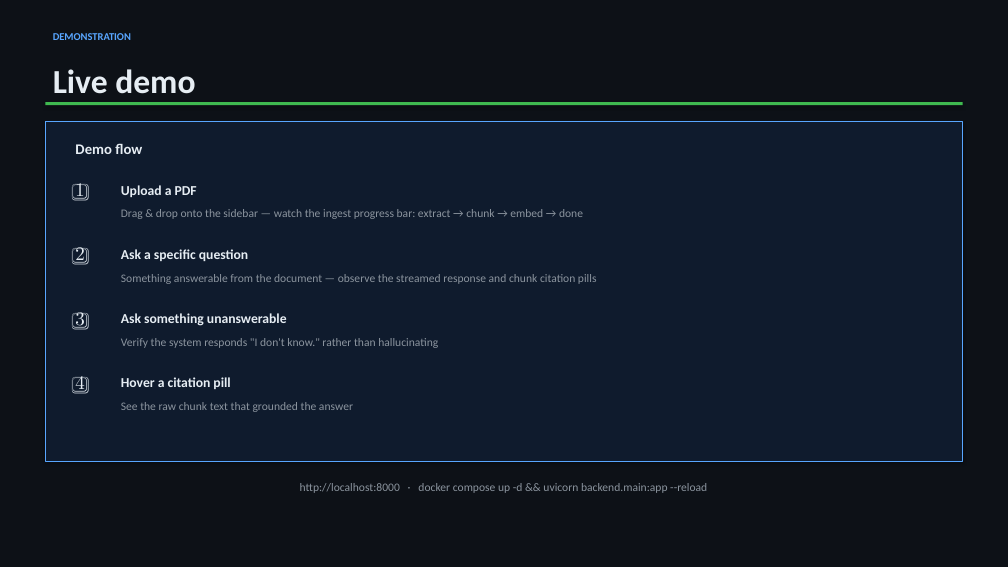
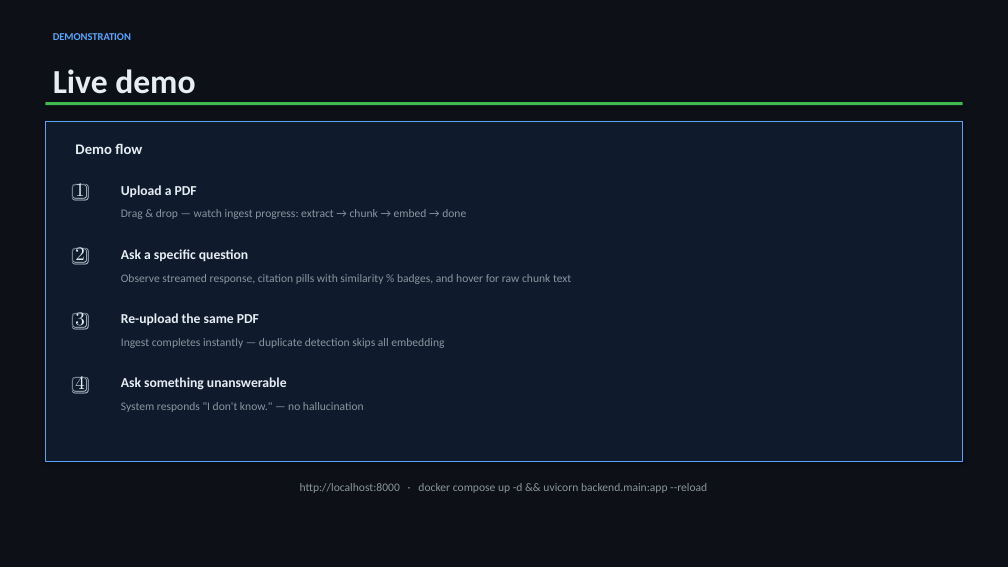
Before and after one commit to GaneshMadarasu/nymbl-demo-RAG-system, a slide deck: slide 10 of DocRAG.pptx (slide 9 before the commit). Drawn at 1008x567 pixels with LibreOffice and Linux fonts; fonts in the diff are those of the drawing. Boxes give left, top, right and bottom in pixels: in the first picture for what was removed or moved away, otherwise in the second. Text is boxed around its words. In the diff, an @@ line names an element or a change of style, - is before the commit and + after.

```diff
--- a/DocRAG.pptx
+++ b/DocRAG.pptx
@@ rectangle removed at box(0, 0, 1008, 567) @@
@@ text at box(121, 209, 466, 219): text changed @@
-Drag & drop onto the sidebar — watch the ingest progress bar: extract → chunk → embed → done
+Drag & drop — watch ingest progress: extract → chunk → embed → done
@@ text at box(121, 274, 571, 284): text changed @@
-Something answerable from the document — observe the streamed response and chunk citation pills
+Observe streamed response, citation pills with similarity % badges, and hover for raw chunk text
@@ text added at box(121, 313, 259, 325), 13 pt, text #E6EDF3, bold @@
+Re-upload the same PDF
@@ text added at box(121, 338, 444, 348), 11 pt, text #8B949E @@
+Ingest completes instantly — duplicate detection skips all embedding
@@ text "Ask something unanswerable": place and size @@
-text "Ask something unanswerable" at box(121, 313, 287, 326)
+text "Ask something unanswerable" at box(121, 377, 287, 390)
@@ text removed at box(121, 377, 230, 389) @@
-Hover a citation pill
@@ text at box(121, 402, 364, 412): text changed @@
-Verify the system responds "I don't know." rather than hallucinating
+System responds "I don't know." — no hallucination
@@ text removed at box(121, 402, 353, 412) @@
-See the raw chunk text that grounded the answer
```
Also in this commit, not shown: 7 other slides changed, 1 slide added, 1 slide removed.
